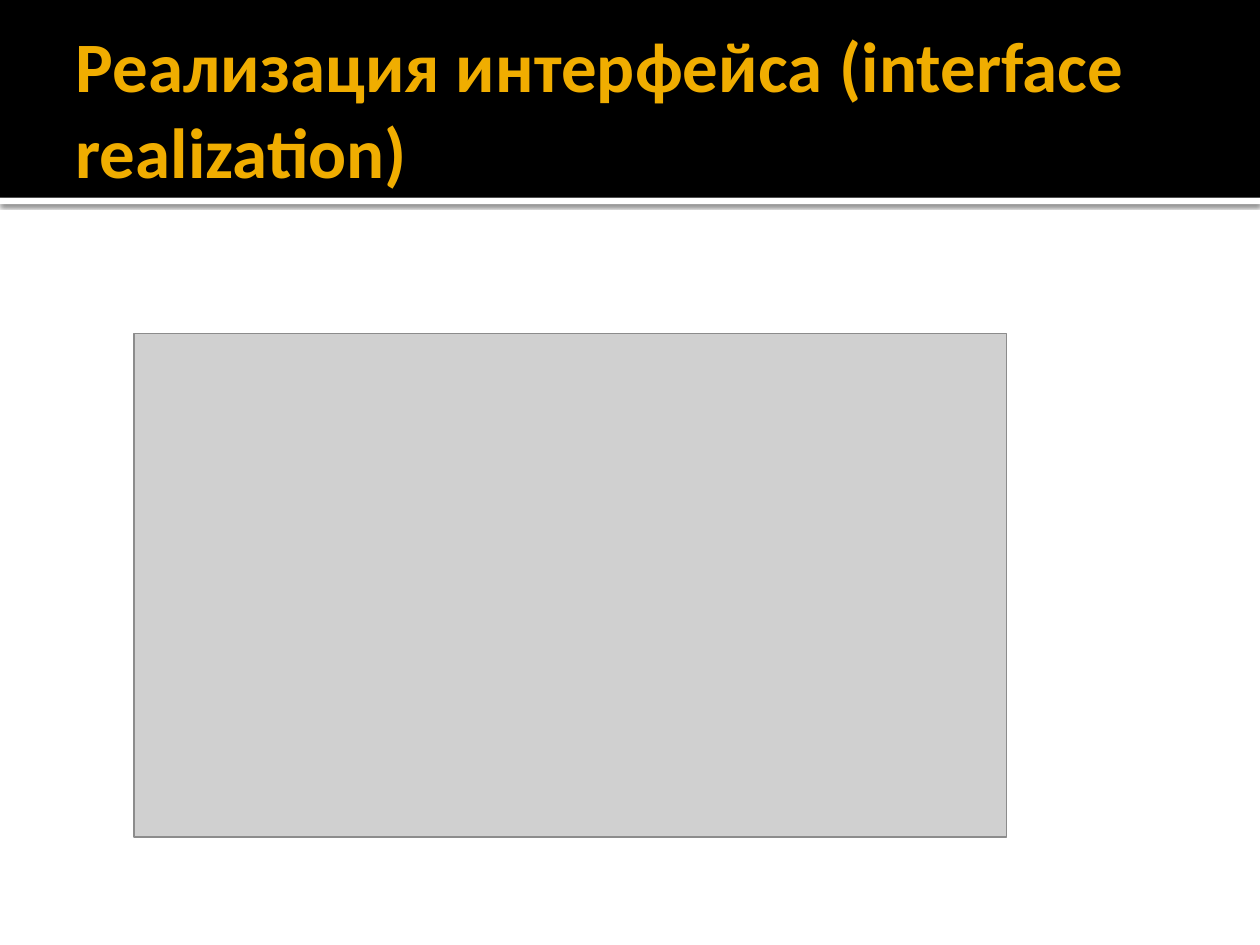
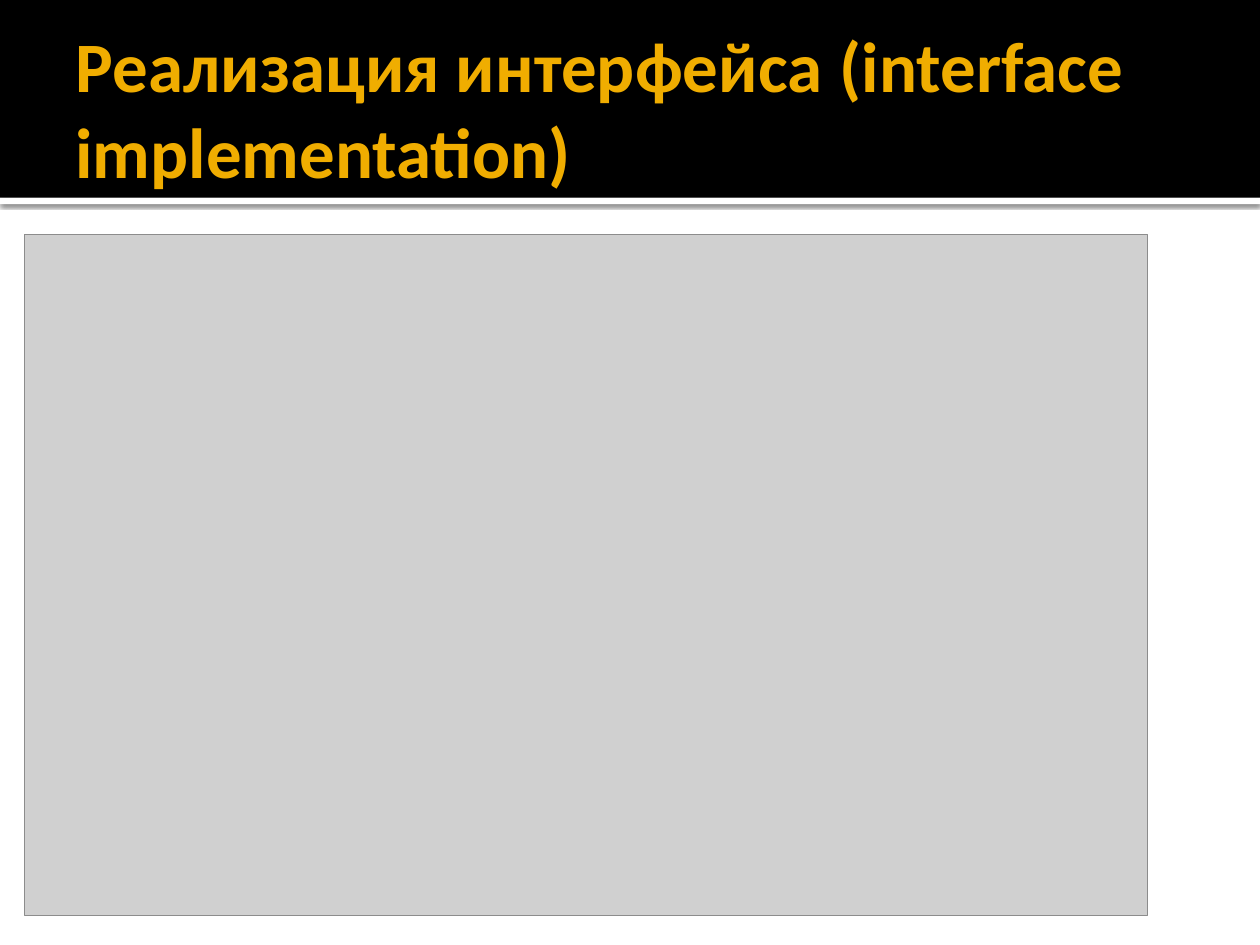
Before and after one commit to iv-sergius/ood, a slide deck: slide 4 of lectures/strategy/strategy.pptx. Drawn at 1260x945 pixels with LibreOffice and Linux fonts; fonts in the diff are those of the drawing; grey boxes stand for pictures. Boxes give left, top, right and bottom in pixels: in the first picture for what was removed or moved away, otherwise in the second. Text is boxed around its words. In the diff, an @@ line names an element or a change of style, - is before the commit and + after.

```diff
--- a/lectures/strategy/strategy.pptx
+++ b/lectures/strategy/strategy.pptx
@@ title at <box>76,39,1123,189</box>: text changed @@
-Реализация интерфейса (interface realization)
+Реализация интерфейса (interface implementation)
@@ picture: place and size @@
-picture at <box>134,334,1005,838</box>
+picture at <box>25,234,1148,916</box>
```
Also in this commit, not shown: 4 other slides changed, 1 other file.
